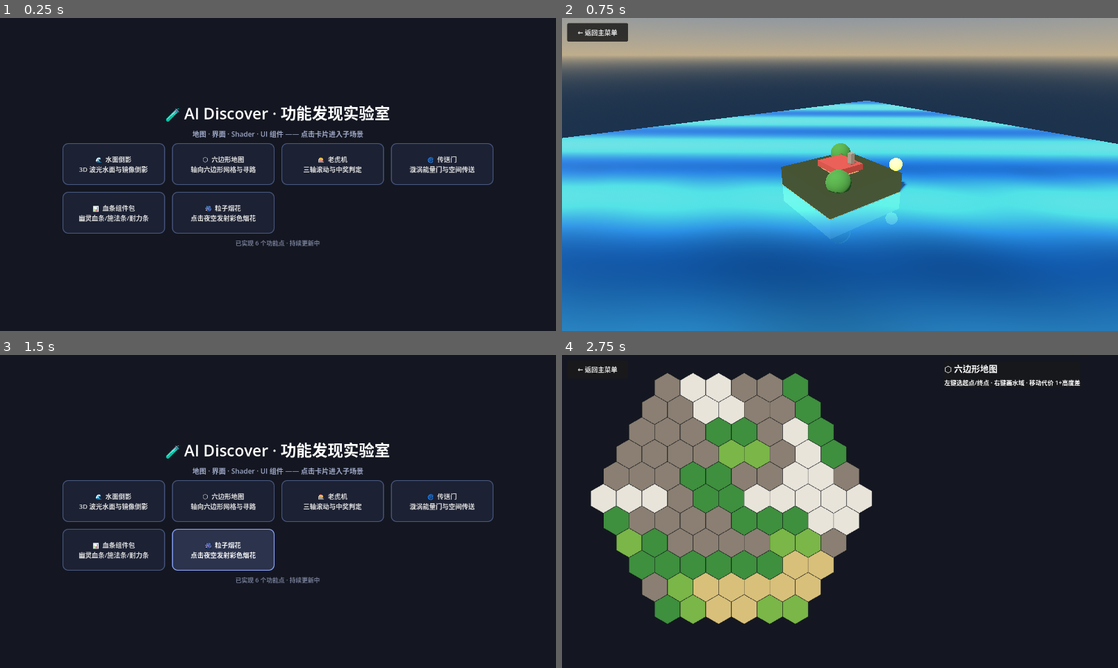
Above: before the commit, frames 1-4 (two rows, left to right).
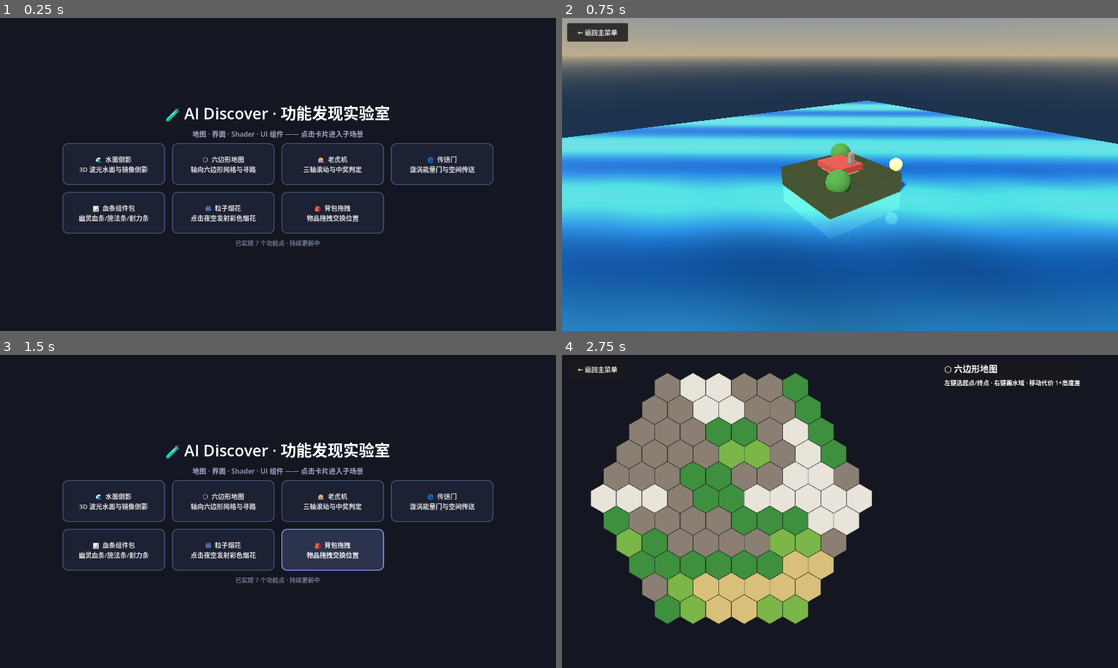
Above: after the commit, the same moments.

Repository: richardkiwilee/pyFramework
Game: Godot game, scene res://scenes/menu.tscn
Same seed, same stepped clock (60 frames per second), same inputs: the game is played once before the commit and once after it.
Inputs:
- Up to frame 1 (0.25 s): no input
- Up to frame 2 (0.75 s): click "🌊 水面倒影 3D 波光水面与镜像倒影" at 0.5 s
- Up to frame 3 (1.5 s): click "← 返回主菜单" at 1.25 s
- Up to frame 4 (2.75 s): click "⬡ 六边形地图 轴向六边形网格与寻路" at 2 s

The runs differ from the first frame. In frame 1, 0.5% of the frame differs, in the area x 45-70%, y 55-73%; in frame 2, nothing differs; in frame 3, 4.7%, in the area x 30-70%, y 55-73%; in frame 4, nothing differs.

Commit message:
ai-discover: 功能7 背包拖拽——内建拖拽协议物品交换
Co-Authored-By: Claude <noreply@anthropic.com>

Diff:
--- /dev/null
+++ b/ai-discover/features/inventory/inventory.gd
@@ -0,0 +1,89 @@
+extends Control
+## =============================================================================
+## 背包拖拽 —— 5×4 格子，物品拖拽交换位置（UI 组件）
+## =============================================================================
+## 使用 Godot 内建拖拽协议（见 slot.gd）：
+##   按住物品拖到另一个格子 → 两格内容交换；
+##   拖到空格子 → 物品移动过去。
+## 物品是纯代码生成的彩色方块（无美术资源），带名字标签。
+## =============================================================================
+
+const SlotScript = preload("res://features/inventory/slot.gd")
+
+const GRID_W := 5
+const GRID_H := 4
+
+const ITEM_POOL: Array[Dictionary] = [
+	{"name": "长剑", "color": Color(0.80, 0.85, 0.92)},
+	{"name": "药水", "color": Color(0.85, 0.30, 0.30)},
+	{"name": "盾牌", "color": Color(0.55, 0.50, 0.30)},
+	{"name": "金币", "color": Color(0.95, 0.80, 0.25)},
+	{"name": "宝石", "color": Color(0.45, 0.30, 0.90)},
+	{"name": "卷轴", "color": Color(0.85, 0.75, 0.55)},
+	{"name": "钥匙", "color": Color(0.60, 0.65, 0.70)},
+	{"name": "面包", "color": Color(0.75, 0.50, 0.30)},
+	{"name": "羽毛", "color": Color(0.75, 0.80, 0.90)},
+	{"name": "炸弹", "color": Color(0.30, 0.32, 0.36)},
+]
+
+var _slots: Array[Control] = []
+
+@onready var grid: GridContainer = $Center/VBox/Frame/Grid
+@onready var status_label: Label = $Center/VBox/StatusLabel
+
+
+func _ready() -> void:
+	for y in GRID_H:
+		for x in GRID_W:
+			var slot := _make_slot(x + y * GRID_W)
+			grid.add_child(slot)
+			_slots.append(slot)
+	# 前 10 格放满物品
+	for i in ITEM_POOL.size():
+		_slots[i].set_item(ITEM_POOL[i])
+
+
+func _make_slot(idx: int) -> Control:
+	var slot := Control.new()
+	slot.set_script(SlotScript)
+	slot.custom_minimum_size = Vector2(86, 86)
+	slot.mouse_filter = Control.MOUSE_FILTER_PASS
+
+	var bg := ColorRect.new()
+	bg.name = "BG"
+	bg.size = Vector2(86, 86)
+	# 关键：子矩形鼠标穿透(IGNORE)，否则点击物品时事件被它吃掉，
+	# 格子的 _get_drag_data 永远收不到 → 无法拖拽
+	bg.mouse_filter = Control.MOUSE_FILTER_IGNORE
+	slot.add_child(bg)
+
+	var item := ColorRect.new()
+	item.name = "Item"
+	item.size = Vector2(64, 64)
+	item.position = Vector2(11, 6)
+	item.mouse_filter = Control.MOUSE_FILTER_IGNORE
+	slot.add_child(item)
+
+	var name_label := Label.new()
+	name_label.name = "NameLabel"
+	name_label.size = Vector2(86, 20)
+	name_label.position = Vector2(0, 70)
+	name_label.horizontal_alignment = HORIZONTAL_ALIGNMENT_CENTER
+	name_label.add_theme_font_size_override("font_size", 11)
+	slot.add_child(name_label)
+
+	slot.index = idx   # 纯变量，_ready 前可安全赋值（显示由 _ready 初始化）
+	return slot
+
+
+## slot.gd 的 _drop_data 回调：交换 from / to 两格的物品
+func _on_drop(from: int, to: int, item: Dictionary) -> void:
+	var taken: Dictionary = _slots[to]._item   # 落点原有物品（可能为空）
+	_slots[to].set_item(item)
+	_slots[from].set_item(taken)
+	status_label.text = "🎒 交换：%s ↔ %s" % [_describe(from), _describe(to)]
+
+
+func _describe(idx: int) -> String:
+	var it: Dictionary = _slots[idx]._item
+	return it["name"] if not it.is_empty() else "空格(%d)" % idx
--- /dev/null
+++ b/ai-discover/features/inventory/inventory.tscn
@@ -0,0 +1,48 @@
+[gd_scene load_steps=3 format=3]
+
+[ext_resource type="Script" path="res://features/inventory/inventory.gd" id="1_main"]
+[ext_resource type="PackedScene" path="res://scenes/back_button.tscn" id="2_back"]
+
+[node name="Inventory" type="Control"]
+layout_mode = 3
+anchors_preset = 15
+anchor_right = 1.0
+anchor_bottom = 1.0
+grow_horizontal = 2
+grow_vertical = 2
+script = ExtResource("1_main")
+
+[node name="Center" type="CenterContainer" parent="."]
+layout_mode = 1
+anchors_preset = 15
+anchor_right = 1.0
+anchor_bottom = 1.0
+grow_horizontal = 2
+grow_vertical = 2
+
+[node name="VBox" type="VBoxContainer" parent="Center"]
+layout_mode = 2
+theme_override_constants/separation = 14
+
+[node name="TitleLabel" type="Label" parent="Center/VBox"]
+layout_mode = 2
+theme_override_font_sizes/font_size = 28
+text = "🎒 背包拖拽"
+horizontal_alignment = 1
+
+[node name="Frame" type="PanelContainer" parent="Center/VBox"]
+layout_mode = 2
+
+[node name="Grid" type="GridContainer" parent="Center/VBox/Frame"]
+layout_mode = 2
+theme_override_constants/h_separation = 8
+theme_override_constants/v_separation = 8
+columns = 5
+
+[node name="StatusLabel" type="Label" parent="Center/VBox"]
+layout_mode = 2
+theme_override_font_sizes/font_size = 16
+text = "按住物品拖到其他格子 → 交换位置"
+horizontal_alignment = 1
+
+[node name="BackButton" parent="." instance=ExtResource("2_back")]
--- /dev/null
+++ b/ai-discover/features/inventory/slot.gd
@@ -0,0 +1,73 @@
+extends Control
+## =============================================================================
+## slot.gd — 背包格子（配合 inventory.gd 使用）
+## =============================================================================
+## 使用 Godot 内建拖拽协议实现物品交换：
+##   _get_drag_data  有物品时按住拖出 → 返回 {"item":…, "from": 下标}，
+##                   并生成半透明拖拽预览；
+##   _can_drop_data  允许接收任何物品数据；
+##   _drop_data      把物品交给父级 inventory 处理交换。
+## 被拖拽物品格子作为"数据源"，悬停的格子作为"落点"。
+## =============================================================================
+
+var index: int = -1
+var _item: Dictionary = {}
+
+@onready var bg: ColorRect = $BG
+@onready var item_rect: ColorRect = $Item
+@onready var name_label: Label = $NameLabel
+
+
+func _ready() -> void:
+	bg.color = Color(0.13, 0.15, 0.21)
+	item_rect.visible = false
+	name_label.text = ""
+
+
+## 父级填充物品后调用，刷新显示
+func set_item(item: Dictionary) -> void:
+	_item = item
+	if item.is_empty():
+		item_rect.visible = false
+		name_label.text = ""
+	else:
+		item_rect.visible = true
+		item_rect.color = item["color"]
+		name_label.text = item["name"]
+
+
+func has_item() -> bool:
+	return not _item.is_empty()
+
+
+## 拖出：生成预览 + 返回数据
+func _get_drag_data(_at_position: Vector2) -> Variant:
+	if _item.is_empty():
+		return null
+	var preview := Control.new()
+	var pr := ColorRect.new()
+	pr.size = Vector2(60, 60)
+	pr.position = Vector2(8, 8)
+	pr.color = _item["color"]
+	pr.color.a = 0.75
+	preview.add_child(pr)
+	set_drag_preview(preview)
+	return {"item": _item, "from": index}
+
+
+## 可以接收拖来的物品
+func _can_drop_data(_at_position: Vector2, data: Variant) -> bool:
+	return data is Dictionary and data.has("item")
+
+
+## 落点：交给父级做交换
+func _drop_data(_at_position: Vector2, data: Variant) -> void:
+	get_parent()._on_drop(data["from"], index, data["item"])
+
+
+## 悬停高亮（可选落点提示）
+func _notification(what: int) -> void:
+	if what == NOTIFICATION_DRAG_BEGIN:
+		bg.color = Color(0.22, 0.28, 0.42)
+	elif what == NOTIFICATION_DRAG_END:
+		bg.color = Color(0.13, 0.15, 0.21)
--- a/ai-discover/scripts/menu.gd
+++ b/ai-discover/scripts/menu.gd
@@ -16,6 +16,7 @@
 	{"icon": "🌀", "name": "传送门", "desc": "漩涡能量门与空间传送", "scene": "res://features/portal/portal.tscn"},
 	{"icon": "📊", "name": "血条组件包", "desc": "幽灵血条/施法条/耐力条", "scene": "res://features/ui_bars/ui_bars.tscn"},
 	{"icon": "🎆", "name": "粒子烟花", "desc": "点击夜空发射彩色烟花", "scene": "res://features/fireworks/fireworks.tscn"},
+	{"icon": "🎒", "name": "背包拖拽", "desc": "物品拖拽交换位置", "scene": "res://features/inventory/inventory.tscn"},
 ]
 
 @onready var grid: GridContainer = $CenterBox/VBox/Grid
